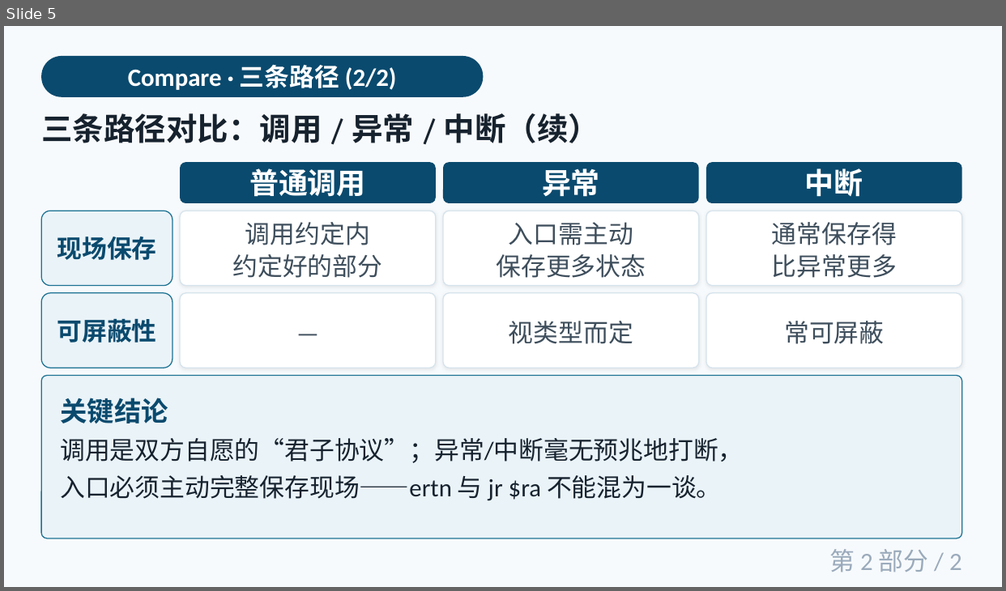
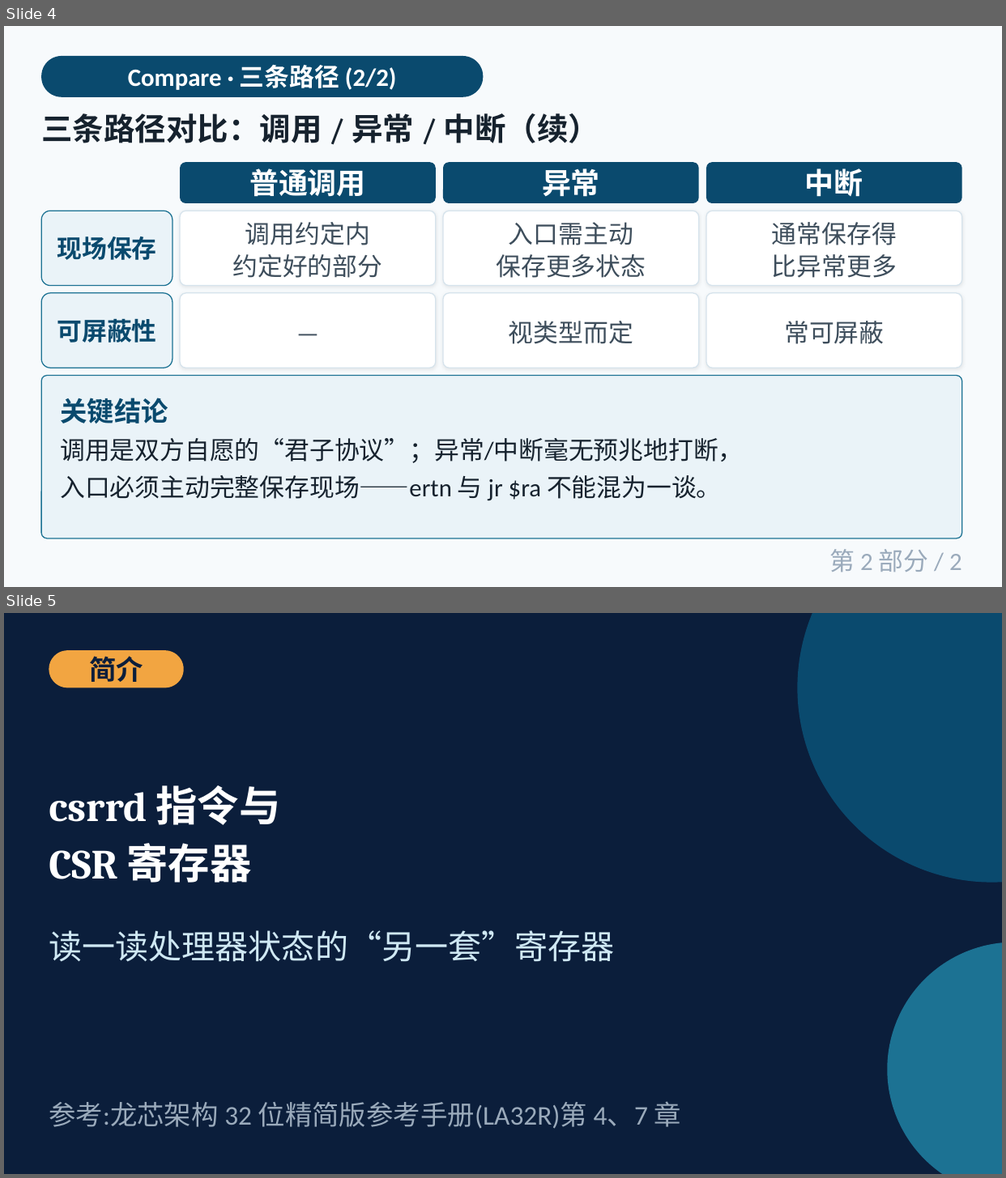
Before and after one commit to cxi218447-byte/miniOS, a slide deck: docs/09/week09_异常与中断_第1-2部分.pptx. Shown one above the other, each under a label of ours: slide 5 before the commit, slides 4 and 5 after it. The pictures are 1006x591 and 1006x1178 pixels, drawn with LibreOffice and Linux fonts; fonts in the diff are those of the drawing. Boxes give left, top, right and bottom in pixels: in the first picture for what was removed or moved away, otherwise in the second. Text is boxed around its words. In the diff, an @@ line names an element or a change of style, - is before the commit and + after.

```diff
--- a/docs/09/week09_异常与中断_第1-2部分.pptx
+++ b/docs/09/week09_异常与中断_第1-2部分.pptx
@@ slide 5 added at <box>4,613,1002,1174</box>, background #0B1E3B @@
@@ ellipse added at <box>798,613,1002,883</box>, fill #0A4A6E @@
@@ rounded rectangle added at <box>49,650,184,688</box>, fill #F2A541 @@
@@ text added at <box>89,656,143,682</box>, 26 pt, text #0B1E3B, bold @@
+简介
@@ text added at <box>49,786,281,883</box>, 40 pt, text #FFFFFF, bold @@
+csrrd 指令与
+CSR 寄存器
@@ text added at <box>49,931,614,962</box>, 32 pt, text #CFE8F3 @@
+读一读处理器状态的“另一套”寄存器
@@ ellipse added at <box>888,943,1002,1174</box>, fill #1C7293 @@
@@ text added at <box>49,1101,681,1129</box>, 26 pt, text #9AAABB @@
+参考:龙芯架构 32 位精简版参考手册(LA32R)第 4、7 章
@@ what was slide 5 is now slide 4 @@
```
Also in this commit, not shown: 4 slides changed, 40 other slides added, 8 slides removed, 6 other files.
